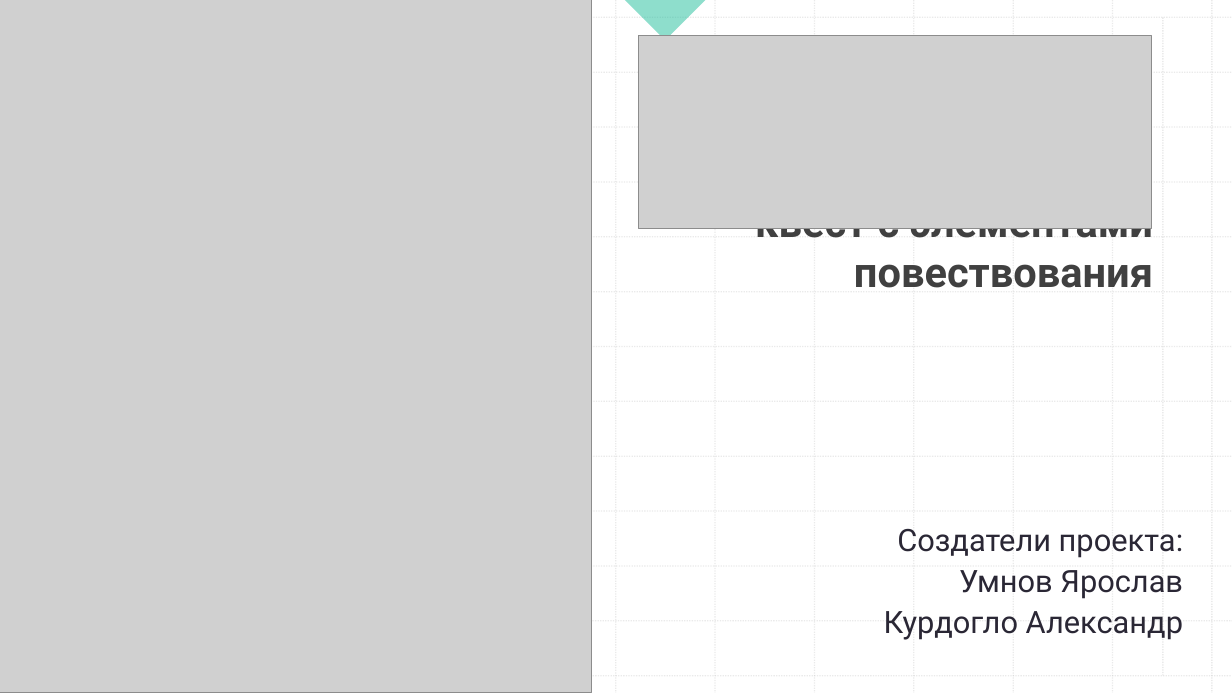
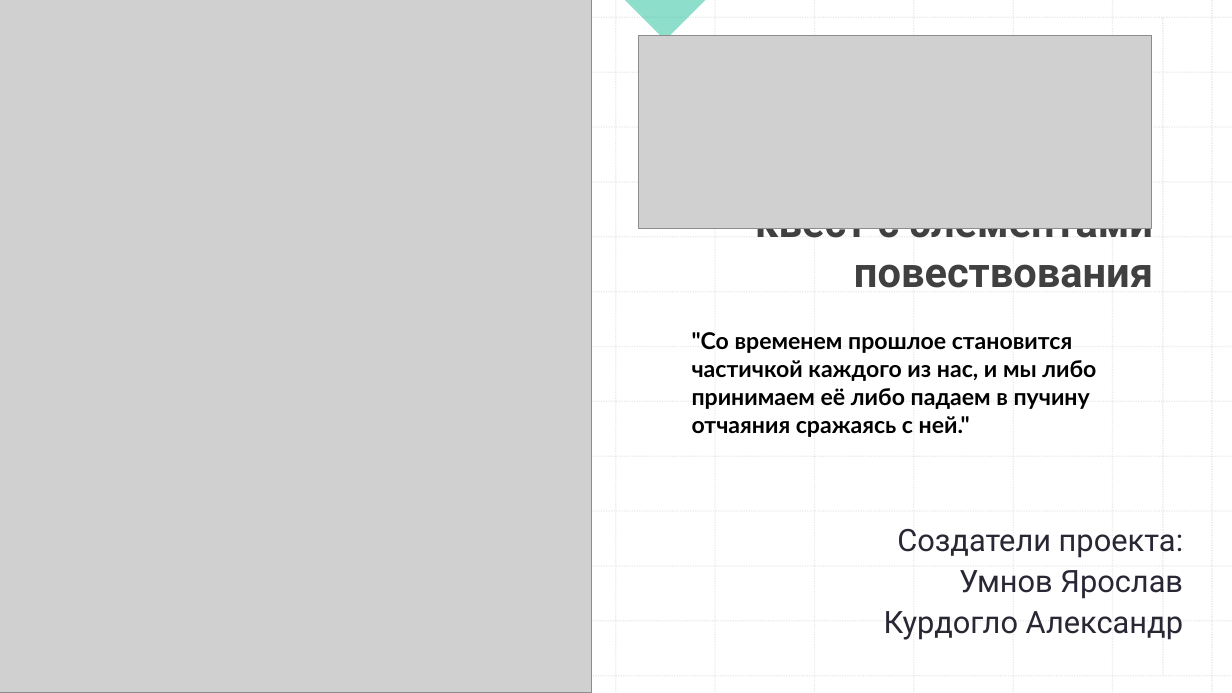
Before and after one commit to JarZektor/Nemesis-of-Despair, a slide deck: slide 1 of Pygame защита.pptx. Drawn at 1232x693 pixels with LibreOffice and Linux fonts; fonts in the diff are those of the drawing; grey boxes stand for pictures. Boxes give left, top, right and bottom in pixels: in the first picture for what was removed or moved away, otherwise in the second. Text is boxed around its words. In the diff, an @@ line names an element or a change of style, - is before the commit and + after.

```diff
--- a/Pygame защита.pptx
+++ b/Pygame защита.pptx
@@ text added at [692, 332, 1096, 437], 18 pt, text #000000, bold @@
+"Со временем прошлое становится частичкой каждого из нас, и мы либо принимаем её либо падаем в пучину отчаяния сражаясь с ней."
```
